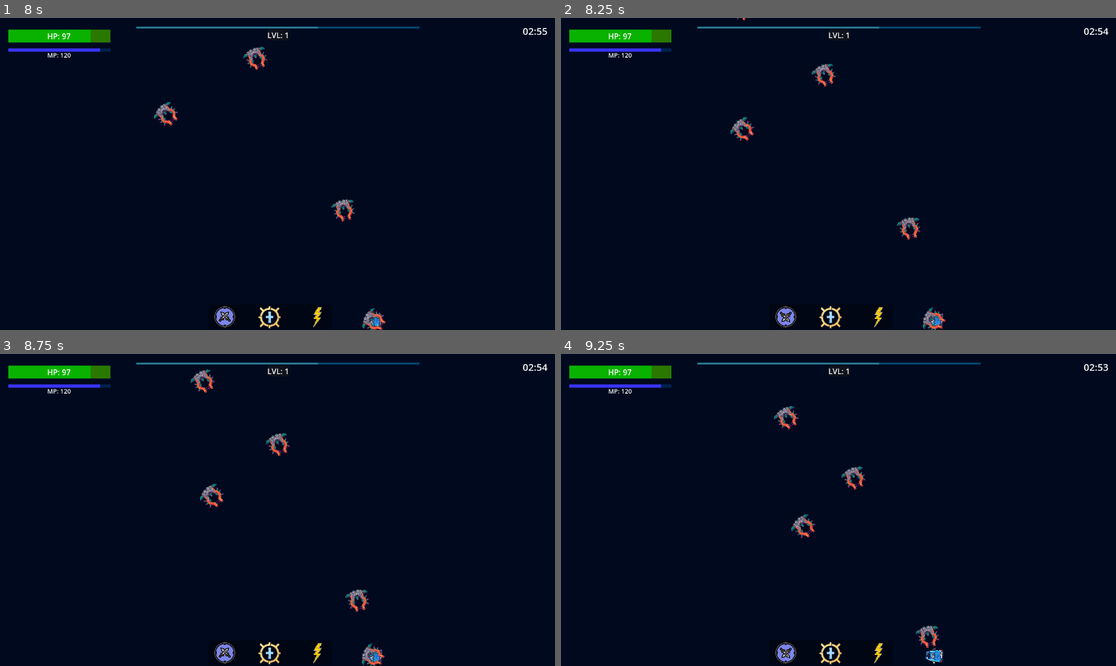
Above: before the commit, frames 1-4 (two rows, left to right).
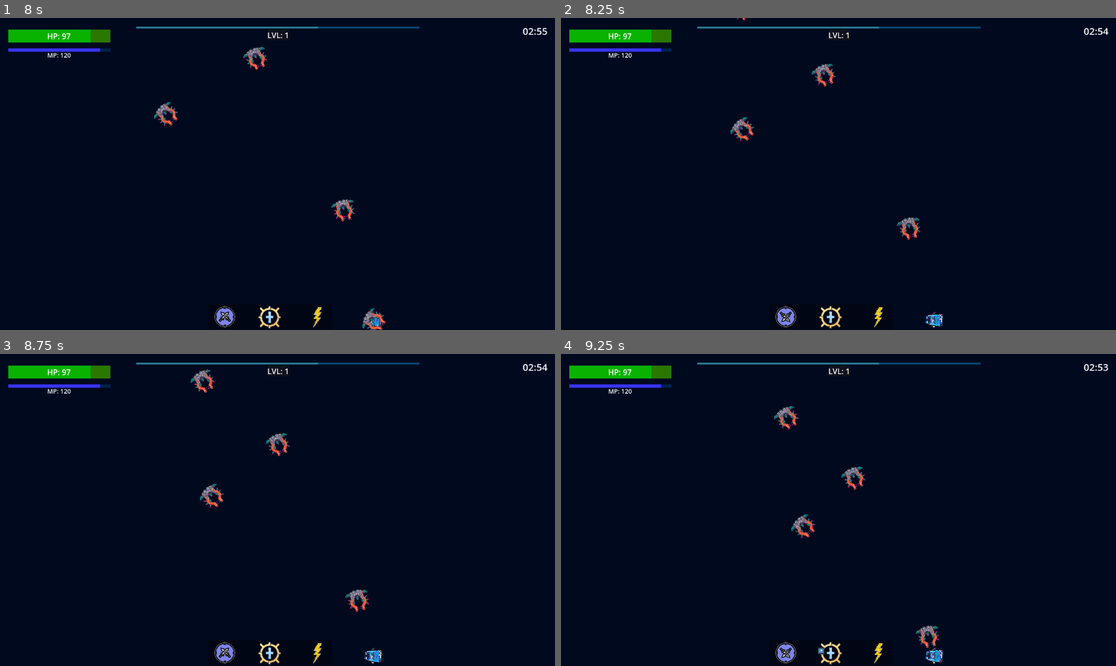
Above: after the commit, the same moments.

Repository: bkerz/VoidShips
Game: Godot game, scene res://Scenes/GUI_UI/MainUI/mainMenu.tscn
The game is run twice, just before and just after one commit, with the same random seed, the same clock (stepped at 60 frames per second) and the same inputs. The engine's default icon, where the game draws it, is replaced by a stand-in: a white triangle on a blue panel in a dark square.
Inputs (mouse positions are in pixels of both pictures, inside the frame that each line leads up to):
- Up to frame 1 (8 s): click "Jugar" at 0.5 s; click "Max (Melee)" at 1.25 s; click "Ir al Mundo" at 2 s; click (227, 317) at 2.75 s; click (271, 317) at 3.5 s; click (316, 317) at 4.25 s; click (227, 317) at 5 s; click (271, 317) at 5.75 s; click (316, 317) at 6.5 s; click (227, 317) at 7.25 s
- Up to frame 2 (8.25 s): click (832, 317) at 8 s
- Up to frame 3 (8.75 s): no input
- Up to frame 4 (9.25 s): click (877, 653) at 8.75 s

Frame 1 is identical in both runs. In frame 2, 0.2% of the frame differs, in the area x 65-70%, y 92-100%; in frame 3, 0.2%; in frame 4, less than 0.1%.

Commit message:
update base damage bullet to 10

Diff:
--- a/Scenes/Players/Bullets/bulletScript.gd
+++ b/Scenes/Players/Bullets/bulletScript.gd
@@ -2,7 +2,7 @@
 
 var aimPos= Vector2(0,0)
 var speed= 500
-var damageBase= 9
+var damageBase= 10
 
 func _ready():
 	aimPos= get_local_mouse_position()
